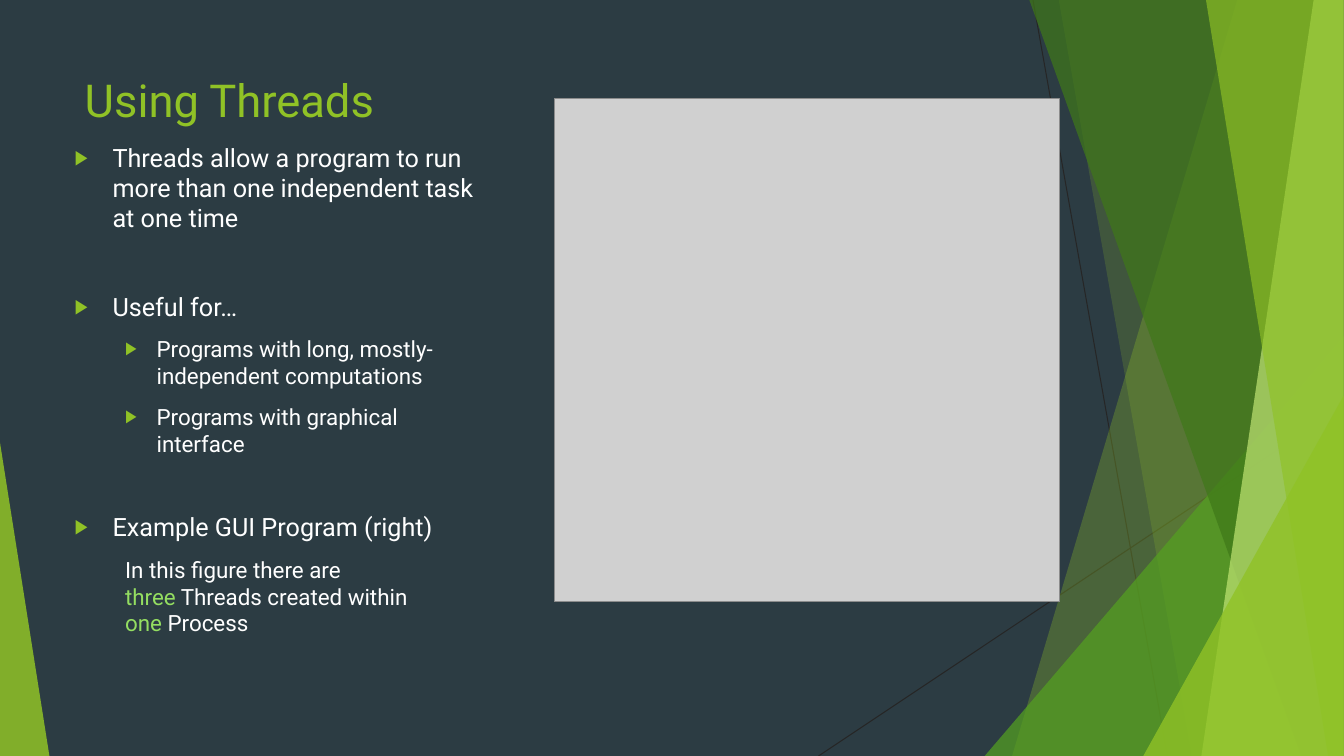
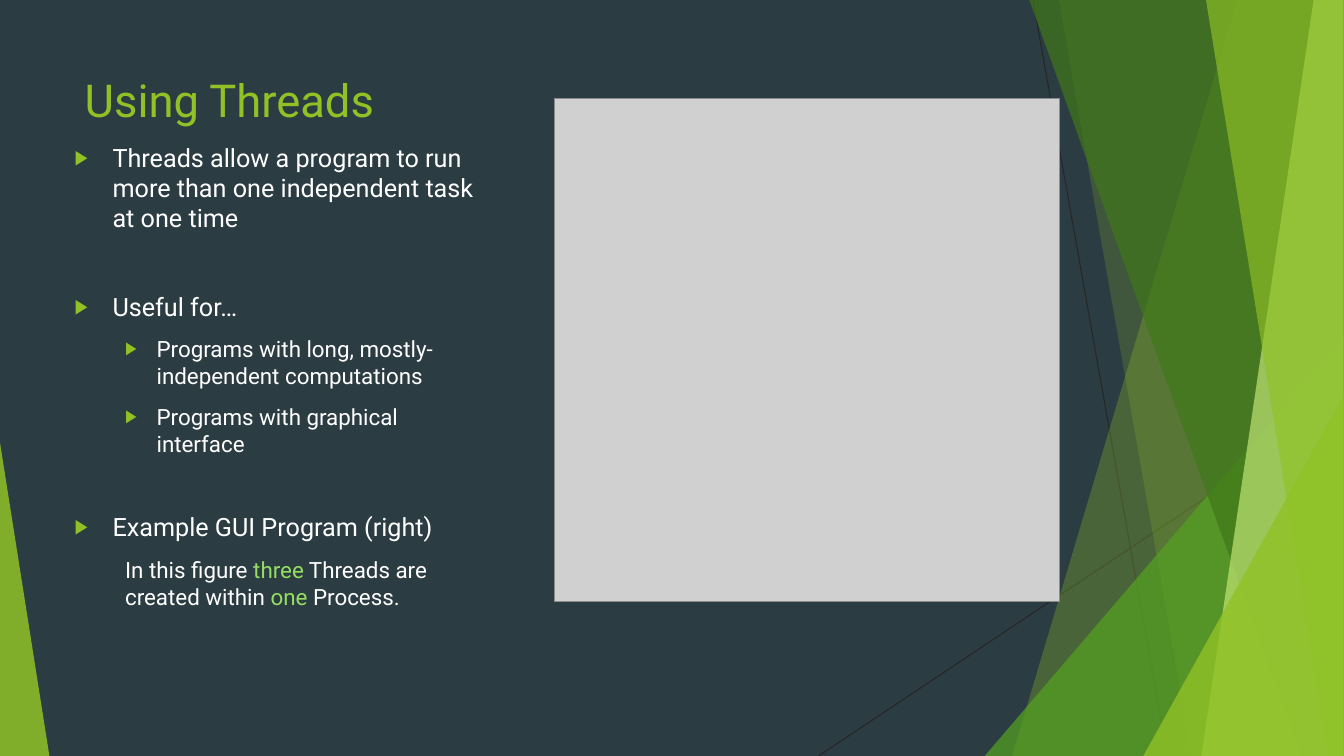
Before and after one commit to danfrz/Senior_seminar_templates, a slide deck: slide 7 of Talk/Thread Scheduler Efficiency Improvements.pptx. Drawn at 1344x756 pixels with LibreOffice and Linux fonts; fonts in the diff are those of the drawing; grey boxes stand for pictures. Boxes give left, top, right and bottom in pixels: in the first picture for what was removed or moved away, otherwise in the second. Text is boxed around its words. In the diff, an @@ line names an element or a change of style, - is before the commit and + after.

```diff
--- a/Talk/Thread Scheduler Efficiency Improvements.pptx
+++ b/Talk/Thread Scheduler Efficiency Improvements.pptx
@@ text at (125, 561, 427, 606): text changed @@
-  In this figure there are
-  three Threads created within
-  one Process
+  In this figure three Threads are created within one Process.
```
Also in this commit, not shown: 16 other slides changed, 12 slides added, 1 slide removed.
